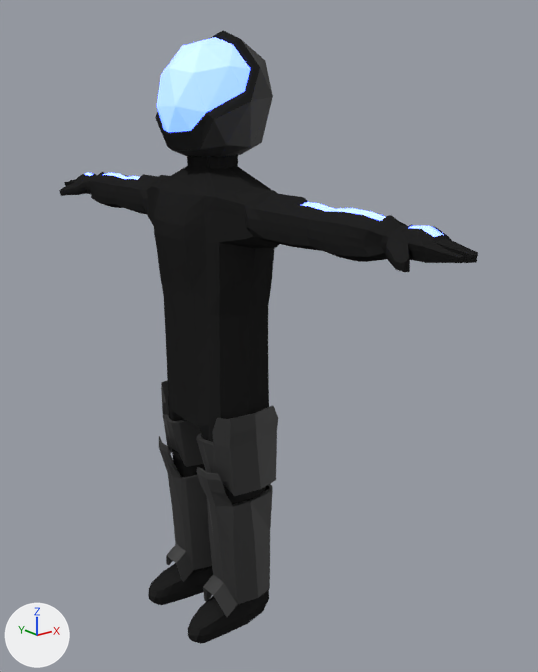
A saved change to the Blender file Assets/player/player.blend.
One viewpoint serves both versions: a 50 mm camera at (-8.05, -11.77, -0.17) aimed at (1.04, -0.41, -4.71). The axes (+X, +Y, +Z) are drawn at lower left. The lights are the same throughout.

Names of what the first picture shows: 'L calf', 'L thigh', 'R calf', 'R thigh', 'dude', 'pilot'.
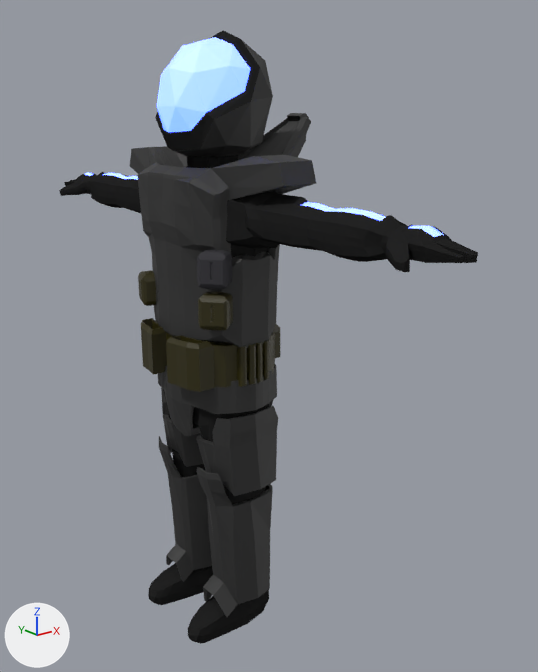
Commit message: created amarature for player

Edits to the scene script, one JSON object a line:
```json
{"op": "remove", "block": "ob_greypouch", "code": "ob_greypouch.hide_set(True)"}
{"op": "remove", "block": "ob_diaper", "code": "ob_diaper.hide_set(True)"}
{"op": "remove", "block": "ob_chest", "code": "ob_chest.hide_set(True)"}
{"op": "remove", "block": "ob_brown_pouch_2", "code": "ob_brown_pouch_2.hide_set(True)"}
{"op": "remove", "block": "ob_brown_pouch_1", "code": "ob_brown_pouch_1.hide_set(True)"}
{"op": "remove", "block": "ob_belt", "code": "ob_belt.hide_set(True)"}
```

Where the change shows, as pixel boxes (x1, y1, x2, y2) in the pictures (538 x 672 px):
```json
{"object": "chest", "change": "shown", "after": [130, 113, 316, 348], "on screen": "black"}
{"object": "belt", "change": "shown", "after": [141, 318, 280, 392]}
{"object": "diaper", "change": "shown", "after": [158, 364, 277, 436], "on screen": "black"}
{"object": "greypouch", "change": "shown", "after": [197, 250, 232, 289], "on screen": "black"}
{"object": "brown pouch 1", "change": "shown", "after": [198, 292, 233, 330]}
{"object": "brown pouch 2", "change": "shown", "after": [138, 270, 156, 306]}
```
